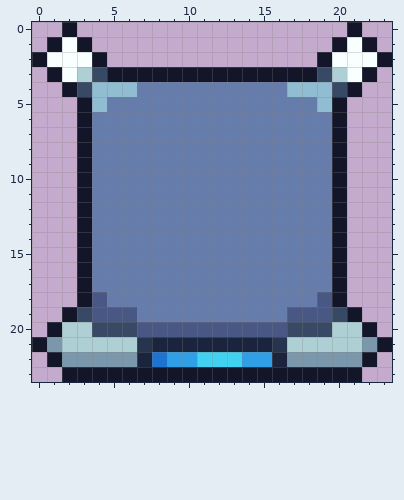
Edited in one commit: pixel-art sprite (Graphics/Atlases/Gameplay/objects/CommunalHelper/stationBlock/blocks/moon_block_button.png). The first picture shows the starting point.
The file is 24x24 pixels.
The same view after the edit:
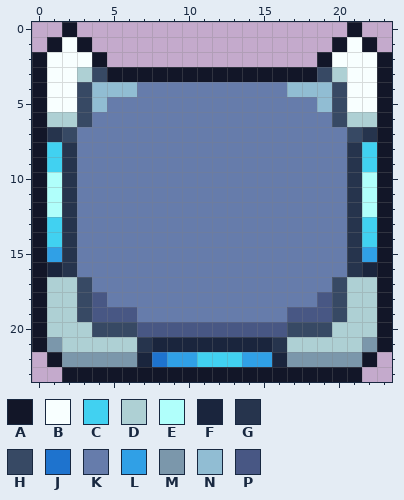
Palette (. is transparent): A #121628  B #f8ffff  C #41d1f1  D #aed0d4  E #b0fffb  F #1a253d  G #26344d  H #374964  J #1e73ce  K #667cab  L #30a0e6  M #7b97ab  N #91bdd3  P #485784
Commit: Added and implemented allowWavedash attribute to StationBlock
Difference:
Changed rows in their new state; - is an unchanged pixel.
first column x 0:
 3 AB--------------------BA
 4 ABB------------------BBA
 5 ABBH----------------HBBA
 6 ADDH----------------HDDA
 7 AGHK----------------KHGA
 8 ACGK----------------KGCA
 9 ACGK----------------KGCA
10 AEGK----------------KGEA
11 AEGK----------------KGEA
12 AEGK----------------KGEA
13 ACGK----------------KGCA
14 ACGK----------------KGCA
15 ALGK----------------KGLA
16 AFGK----------------KGFA
17 ADDH----------------HDDA
18 ADDH----------------HDDA
19 ADD------------------DDA
20 AD--------------------DA
